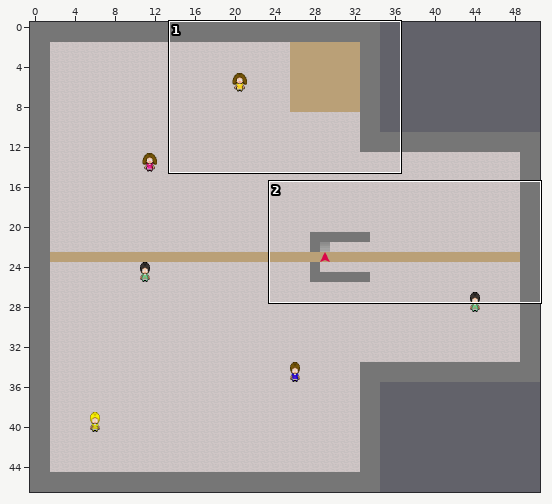
One commit to this Tiled map: map/roof_floor.tmx. Above, an overview of the earlier version with the close-up marked.
Close-up. As it was:
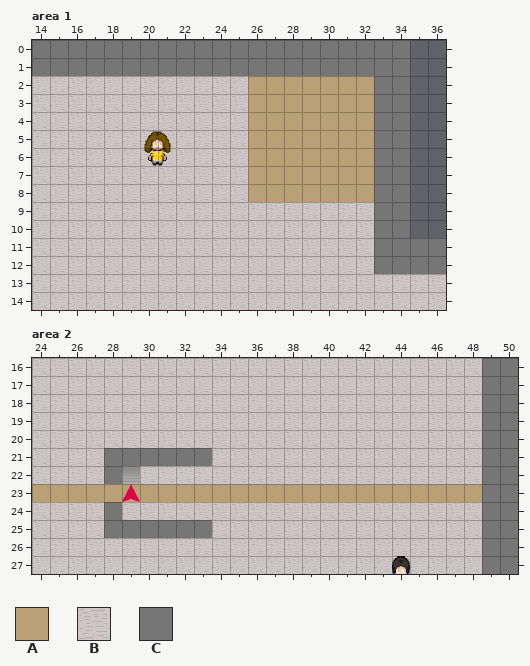
Cells are 32x32 px. Shown: area 1 x 14..36, y 0..14; area 2 x 24..50, y 16..27. The commit also changed other parts of the map, which this record leaves out.
Key: from "floors_tiled_ready": A 3, B 12, C 13.
_ is an empty cell, # one hidden under a higher layer.
Layers that did not change in this view are not listed.
Layer "base" before, area 1, first column x 14:
 0 CCCCCCCCCCCCCCCCCCCCC__
 1 CCCCCCCCCCCCCCCCCCCCC__
 2 BBBBBBBBBBBBAAAAAAACC__
 3 BBBBBBBBBBBBAAAAAAACC__
 4 BBBBBBBBBBBBAAAAAAACC__
 5 BBBBBBBBBBBBAAAAAAACC__
 6 BBBBBBBBBBBBAAAAAAACC__
 7 BBBBBBBBBBBBAAAAAAACC__
 8 BBBBBBBBBBBBAAAAAAACC__
 9 BBBBBBBBBBBBBBBBBBBCC__
10 BBBBBBBBBBBBBBBBBBBCC__
11 BBBBBBBBBBBBBBBBBBBCCCC
12 BBBBBBBBBBBBBBBBBBBCCCC
13 BBBBBBBBBBBBBBBBBBBBBBB
14 BBBBBBBBBBBBBBBBBBBBBBB
Layer "base" before, area 2, first column x 24:
16 BBBBBBBBBBBBBBBBBBBBBBBBBCC
17 BBBBBBBBBBBBBBBBBBBBBBBBBCC
18 BBBBBBBBBBBBBBBBBBBBBBBBBCC
19 BBBBBBBBBBBBBBBBBBBBBBBBBCC
20 BBBBBBBBBBBBBBBBBBBBBBBBBCC
21 BBBBCCCCCCBBBBBBBBBBBBBBBCC
22 BBBBC#BBBBBBBBBBBBBBBBBBBCC
23 AAAAAAAAAAAAAAAAAAAAAAAAACC
24 BBBBCBBBBBBBBBBBBBBBBBBBBCC
25 BBBBCCCCCCBBBBBBBBBBBBBBBCC
26 BBBBBBBBBBBBBBBBBBBBBBBBBCC
27 BBBBBBBBBBBBBBBBBBBBBBBBBCC
After:
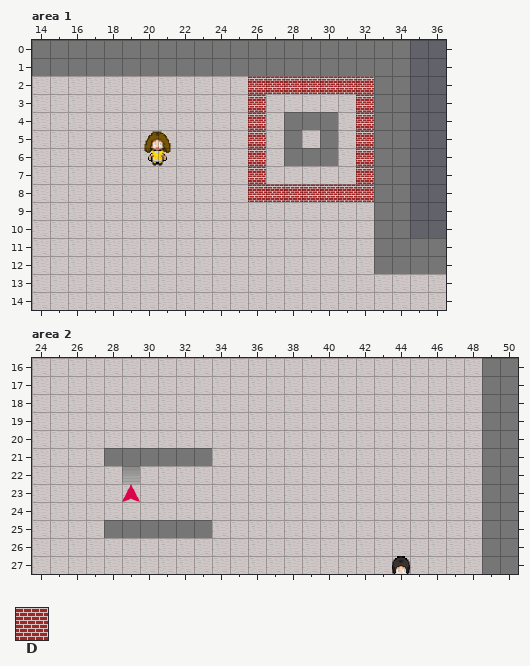
Further tiles: from "floors_tiled_ready": D 0.
The edit:
Layer "base", area 1:
The edit turns tile A into tile B in row 3 at x 27 to 31; in row 4 at x 27 and 31; in row 5 at x 27, 29 and 31; in row 6 at x 27 and 31; in row 7 at x 27 to 31.
The edit turns tile A into tile C in row 4 at x 28 to 30; in row 5 at x 28 and 30; in row 6 at x 28 to 30.
The edit turns tile A into tile D in row 2 at x 26 to 32; in rows 3 to 7 at x 26 and 32; in row 8 at x 26 to 32.
Layer "base", area 2:
The edit turns tile A into tile B in row 23 at x 24 to 48.
The edit turns tile C into tile B in row 22 at x 28; in row 24 at x 28.
